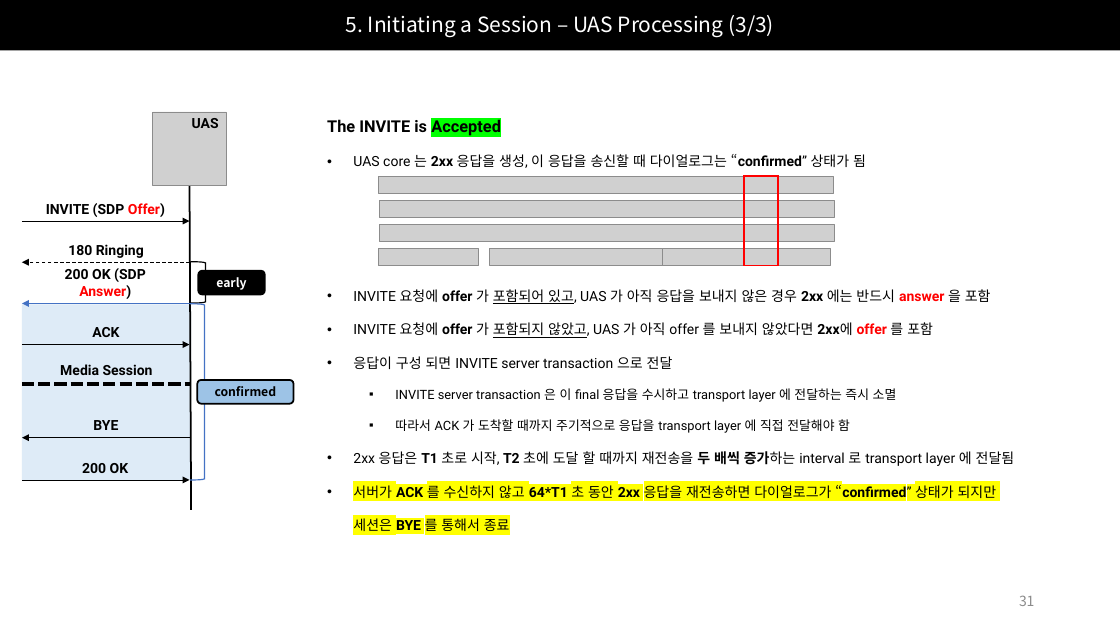
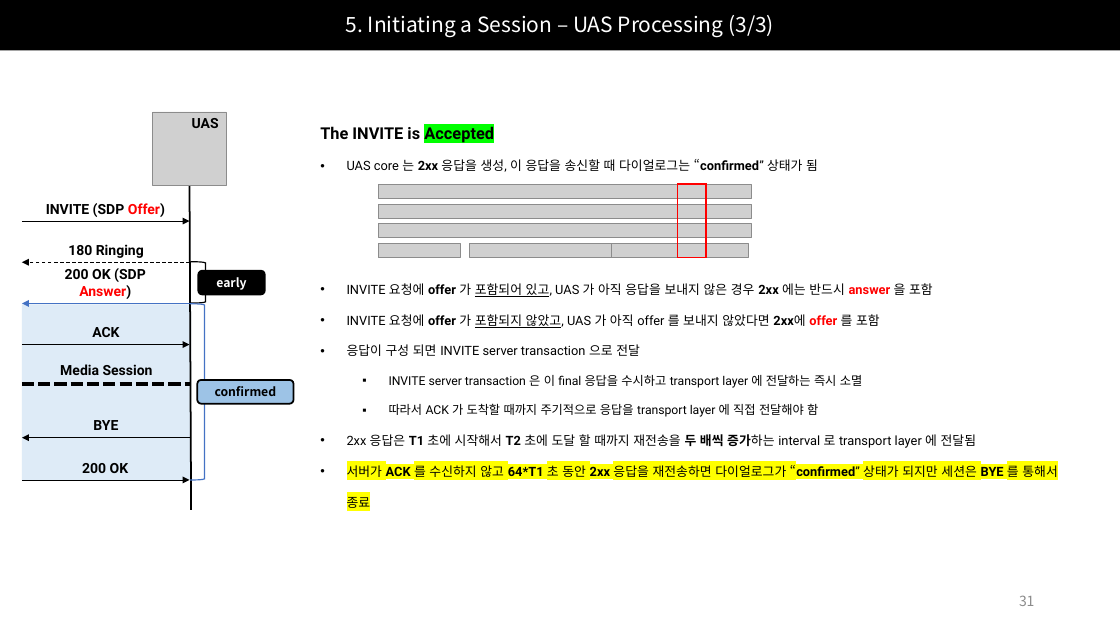
Before and after one commit to Epsilonely/SIP-Survey, a slide deck: slide 31 of 세미나 2차.pptx. Drawn at 1120x630 pixels with LibreOffice and Linux fonts; fonts in the diff are those of the drawing; grey boxes stand for pictures. Boxes give left, top, right and bottom in pixels: in the first picture for what was removed or moved away, otherwise in the second. Text is boxed around its words. In the diff, an @@ line names an element or a change of style, - is before the commit and + after.

```diff
--- a/세미나 2차.pptx
+++ b/세미나 2차.pptx
@@ text "The INVITE is Accepted" moved from (x1=327, y1=119, x2=1015, y2=531) to (x1=320, y1=126, x2=1057, y2=480) @@
@@ text at (x1=347, y1=159, x2=1057, y2=480): size 12 to 11 pt in "UAS core 는 2xx 응답을 생성, 이 ...", "INVITE 요청에 offer 가 포함되어 있고, UAS ...", "INVITE 요청에 offer 가 포함되지 않았고, UAS ...", "응답이 구성 되면 INVITE server transaction 으로 ..." and 1 more places; size 11 to 10.5 pt in "INVITE server transaction 은 이 final 응답을 ...", "따라서 ACK 가 도착할 때까지 주기적으로 응답을 ..." @@
@@ picture resized from (x1=378, y1=176, x2=833, y2=194) to (x1=378, y1=184, x2=751, y2=198) @@
@@ picture resized from (x1=379, y1=201, x2=834, y2=218) to (x1=379, y1=204, x2=752, y2=218) @@
@@ rectangle resized from (x1=744, y1=176, x2=778, y2=266) to (x1=678, y1=184, x2=707, y2=257) @@
@@ picture resized from (x1=379, y1=224, x2=834, y2=242) to (x1=379, y1=223, x2=752, y2=238) @@
@@ picture resized from (x1=378, y1=249, x2=478, y2=266) to (x1=378, y1=244, x2=460, y2=258) @@
@@ picture resized from (x1=490, y1=248, x2=663, y2=266) to (x1=470, y1=244, x2=611, y2=258) @@
@@ picture resized from (x1=658, y1=248, x2=831, y2=266) to (x1=607, y1=244, x2=748, y2=258) @@
@@ text at (x1=347, y1=434, x2=976, y2=448): text changed; size 12 to 11 pt @@
-• 2xx 응답은 T1 초로 시작, T2 초에 도달 할 때까지 재전송을 두 배씩 증가하는 interval 로 transport layer 에 전달됨
+• 2xx 응답은 T1 초에 시작해서 T2 초에 도달 할 때까지 재전송을 두 배씩 증가하는 interval 로 transport layer 에 전달됨
```
Also in this commit, not shown: 24 other slides changed.
